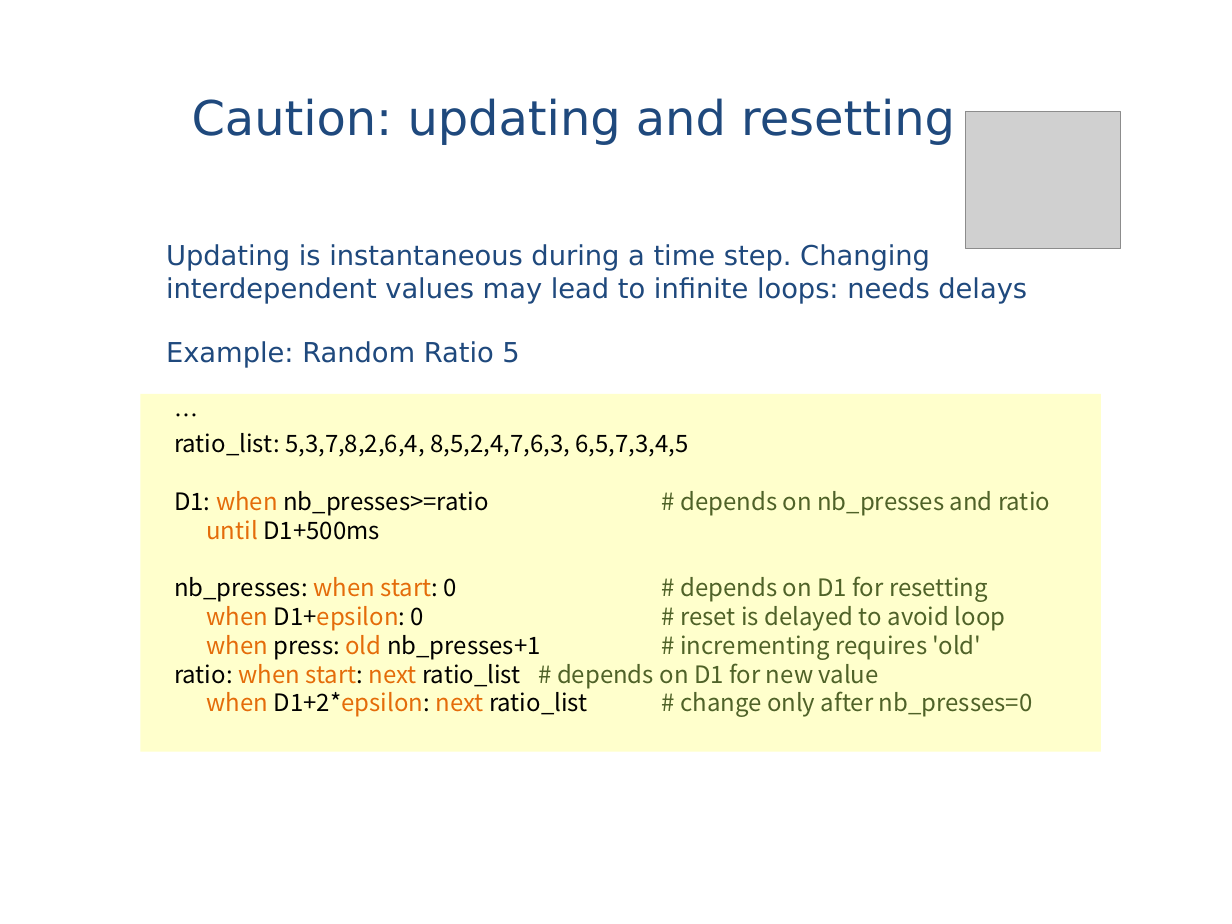
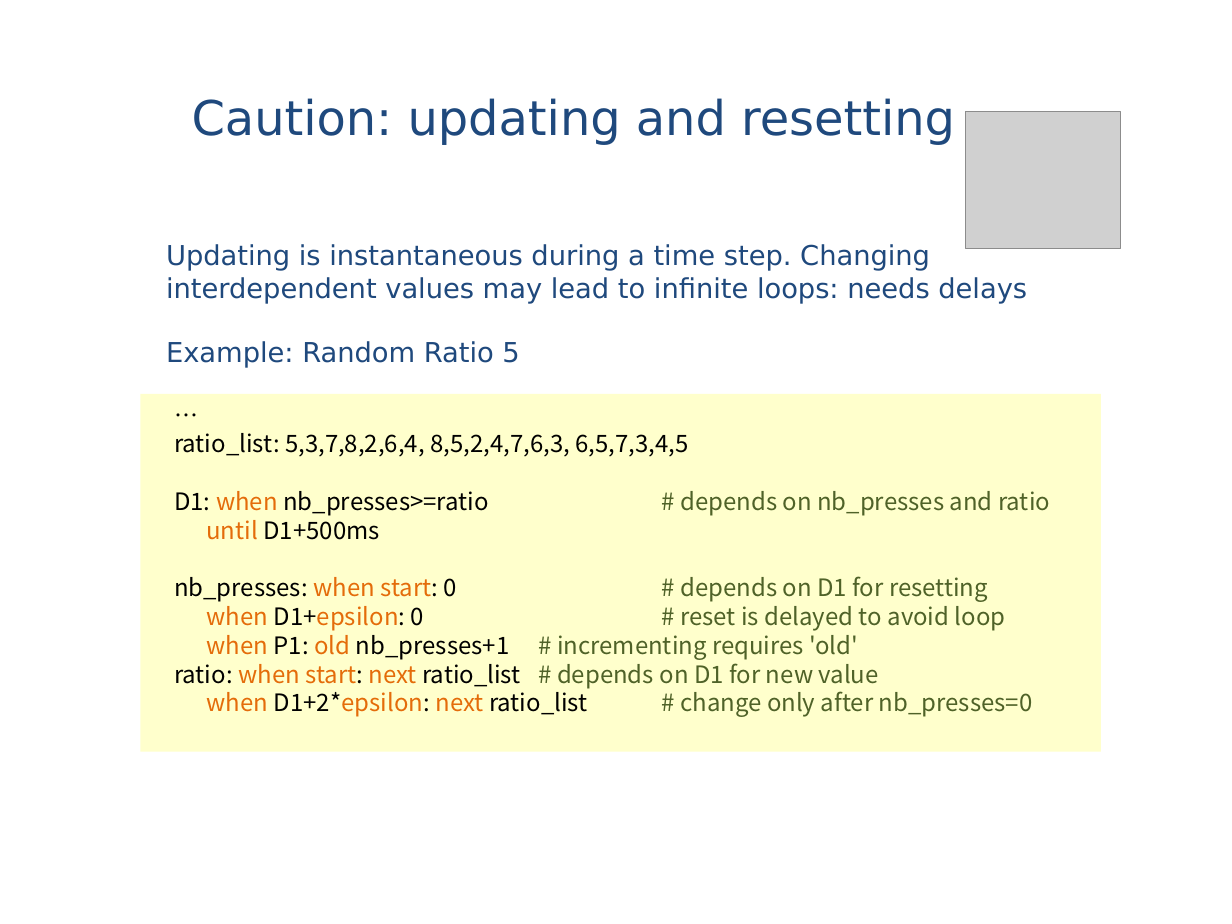
Before and after one commit to MarchandAlain/Whand, a slide deck: slide 22 of Introduction to Whand.ppt (slide 21 before the commit). Drawn at 1232x924 pixels with LibreOffice and Linux fonts; fonts in the diff are those of the drawing; grey boxes stand for pictures. Boxes give left, top, right and bottom in pixels: in the first picture for what was removed or moved away, otherwise in the second. Text is boxed around its words. In the diff, an @@ line names an element or a change of style, - is before the commit and + after.

```diff
--- a/Introduction to Whand.ppt
+++ b/Introduction to Whand.ppt
@@ text in rectangle at box(206, 630, 858, 660): text changed @@
-when press: old nb_presses+1 # incrementing requires 'old'
+when P1: old nb_presses+1 # incrementing requires 'old'
```
Also in this commit, not shown: 15 other slides changed, 1 slide added.
